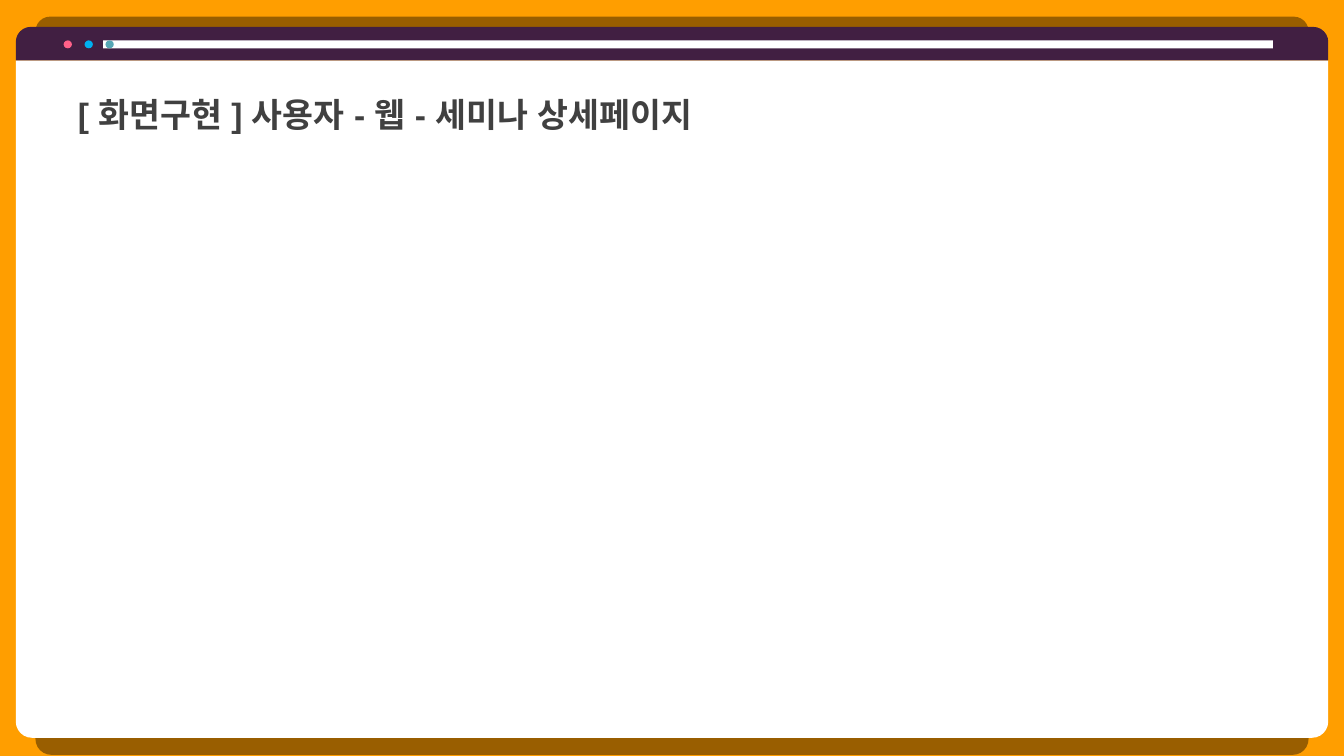
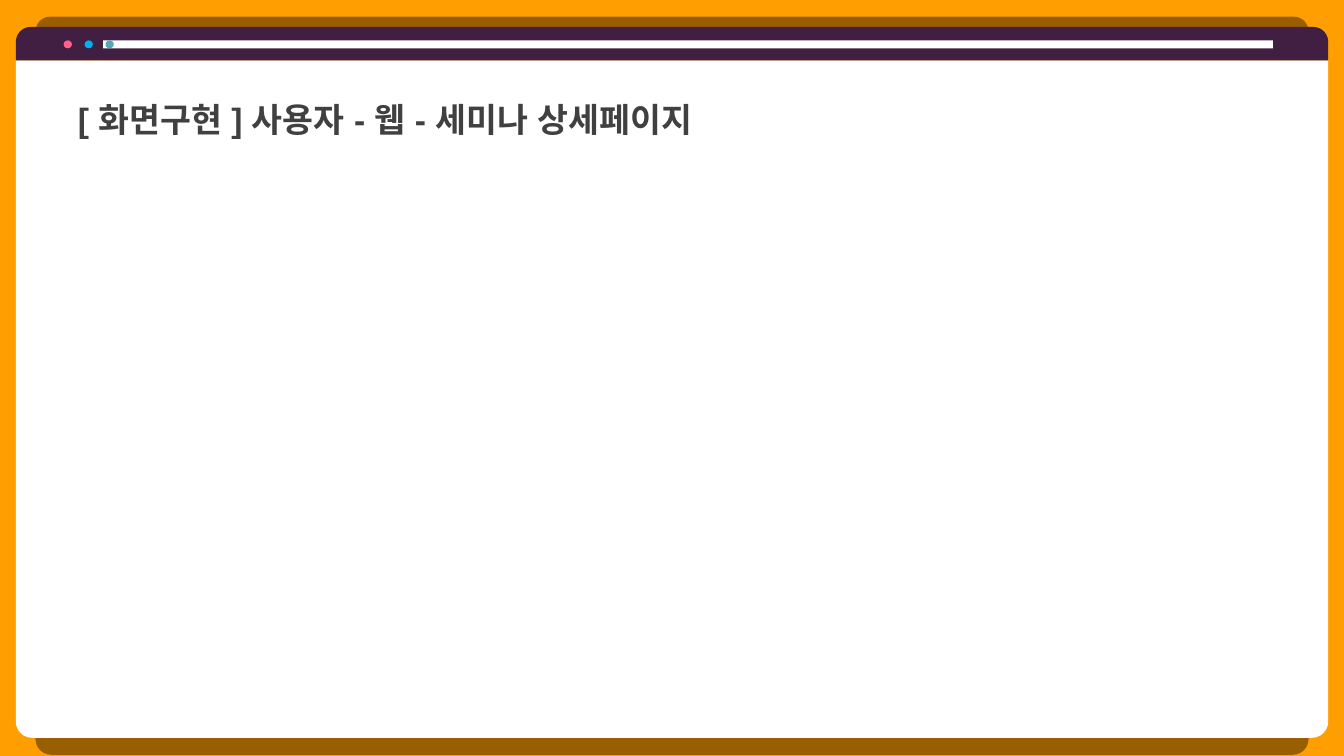
Before and after one commit to hhsw07/ezen-academy-projects, a slide deck: slide 24 of 0 발표용 파워포인트/project06 - 파워포인트 종합.pptx (slide 22 before the commit). Drawn at 1344x756 pixels with LibreOffice and Linux fonts; fonts in the diff are those of the drawing. Boxes give left, top, right and bottom in pixels: in the first picture for what was removed or moved away, otherwise in the second. Text is boxed around its words. In the diff, an @@ line names an element or a change of style, - is before the commit and + after.

```diff
--- a/0 발표용 파워포인트/project06 - 파워포인트 종합.pptx
+++ b/0 발표용 파워포인트/project06 - 파워포인트 종합.pptx
@@ text "[ 화면구현 ] 사용자 - ...": place and size @@
-text "[ 화면구현 ] 사용자 - ..." at <box>98,98,693,130</box>
+text "[ 화면구현 ] 사용자 - ..." at <box>98,103,693,135</box>
```
Also in this commit, not shown: 2 other slides changed, 2 slides added.
